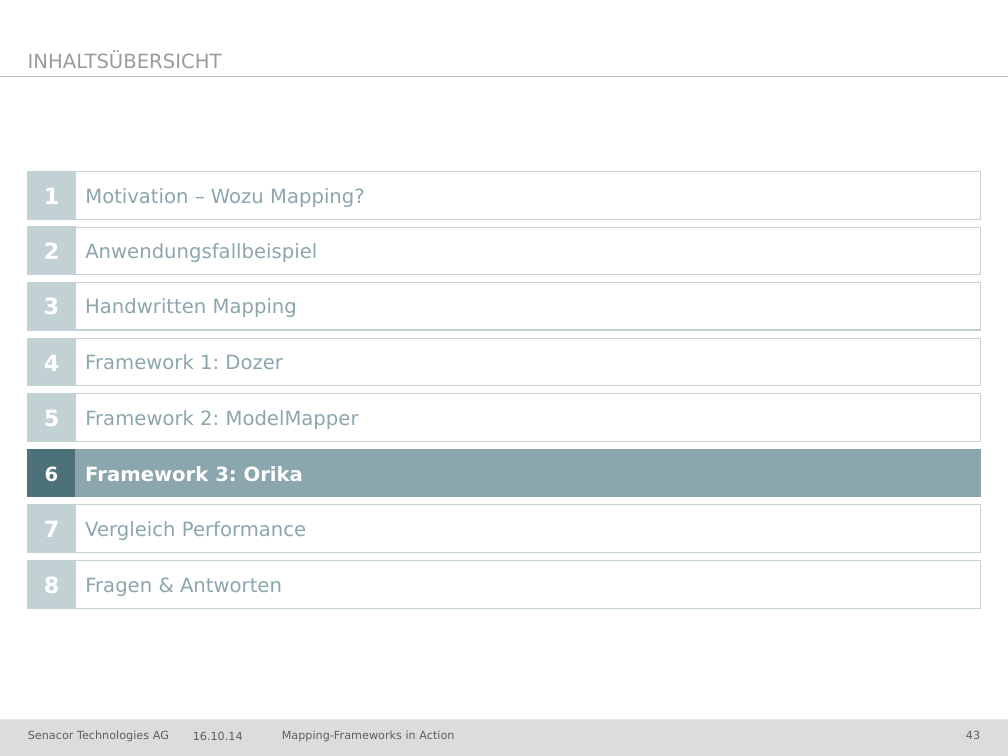
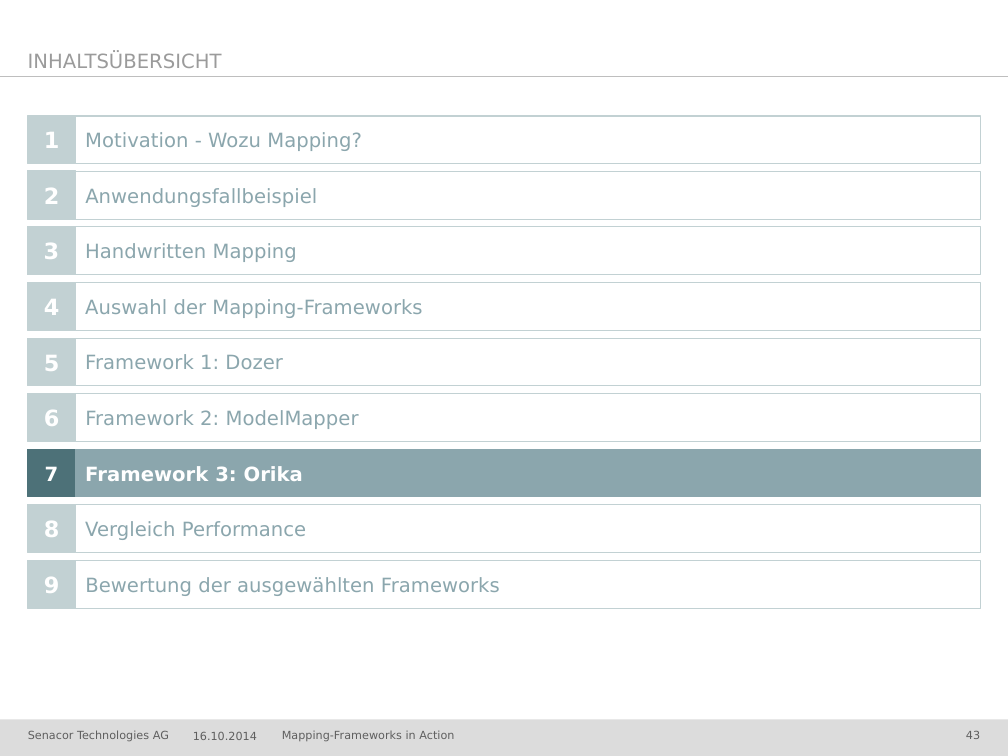
Before and after one commit to jschwalb/Mappings, a slide deck: slide 43 of presentation.pptx. Drawn at 1008x756 pixels with LibreOffice and Linux fonts; fonts in the diff are those of the drawing; background and template pictures are left out. Boxes give left, top, right and bottom in pixels: in the first picture for what was removed or moved away, otherwise in the second. Text is boxed around its words. In the diff, an @@ line names an element or a change of style, - is before the commit and + after.

```diff
--- a/presentation.pptx
+++ b/presentation.pptx
@@ text in rectangle at (85, 132, 362, 151): text changed @@
-Motivation – Wozu Mapping?
+Motivation - Wozu Mapping?
@@ 13 rectangles: place and size @@
-13 rectangles at (27, 171, 981, 608)
+13 rectangles at (27, 116, 981, 552)
@@ text in rectangle at (85, 299, 422, 318): text changed @@
-Framework 1: Dozer
+Auswahl der Mapping-Frameworks
@@ rectangle "6" at (28, 394, 76, 442): size 14 to 16 pt; fill #4D7178 to #C2D1D3; outline #4D7178 0.75 pt to #C2D1D3 0.75 pt @@
@@ rectangle "7" at (27, 450, 75, 497): size 16 to 14 pt; fill #C2D1D3 to #4D7178; outline #C2D1D3 0.75 pt to #4D7178 0.75 pt @@
@@ rectangle added at (28, 560, 76, 608), fill #C2D1D3, outline #C2D1D3 0.75 pt, 16 pt, text #FFFFFF, bold @@
+9
@@ text in rectangle at (85, 577, 500, 596): text changed @@
-Fragen & Antworten
+Bewertung der ausgewählten Frameworks
@@ text at (193, 732, 257, 740): text changed @@
-16.10.14
+16.10.2014
```
Also in this commit, not shown: 55 other slides changed, 2 slides added.
